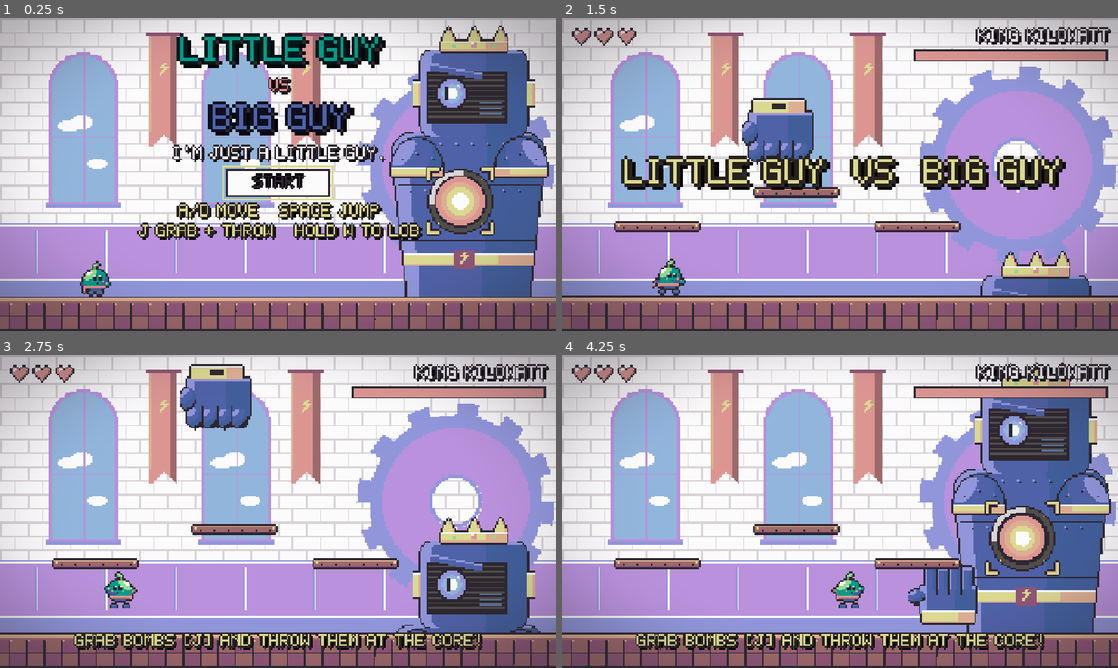
Above: before the commit, frames 1-4 (two rows, left to right).
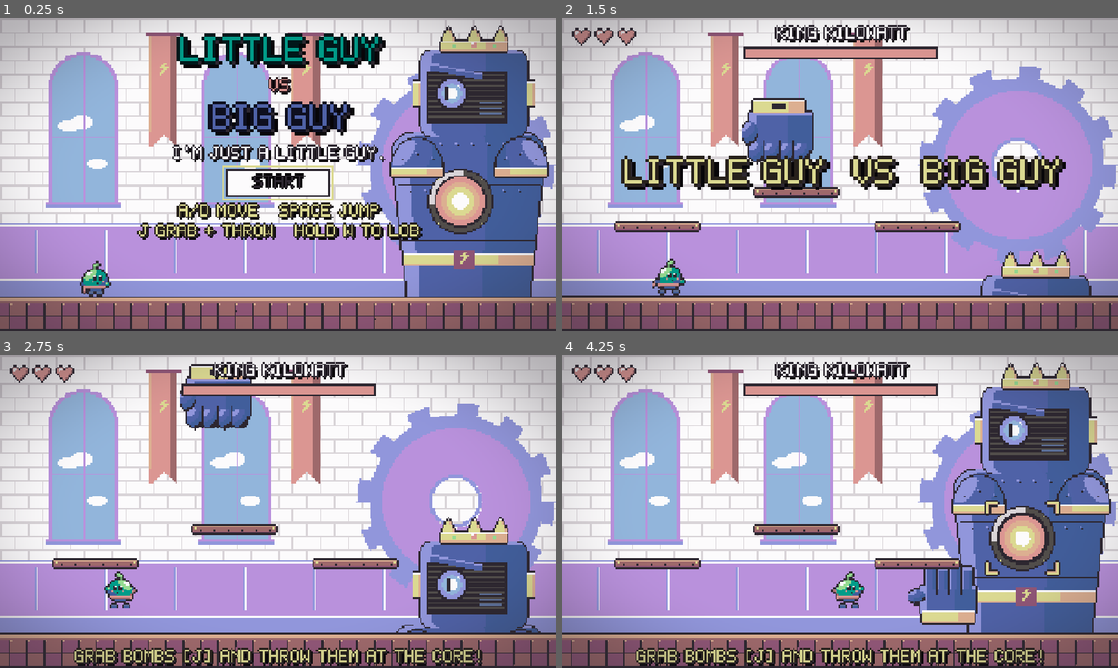
Above: after the commit, the same moments.

Repository: arnavaggarwal-dev/gamejamgamejam
Game: Godot game, scene res://scenes/title.tscn
Two runs of this game, one before a commit and one after it. Both use one fixed random seed, a clock stepped at 60 frames per second and the inputs below.
Inputs:
- Up to frame 1 (0.25 s): no input
- Up to frame 2 (1.5 s): click "START" at 0.5 s; tap Enter at 1.25 s; hold D (move_right) from 1.28 s (still down); hold W (aim_up) from 1.28 s (still down)
- Up to frame 3 (2.75 s): tap Space (jump) at 1.52, 2.27 s; release D (move_right) at 2.03 s; release W (aim_up) at 2.03 s; hold A (move_left) from 2.03 s (still down); tap J (grab) at 2.1 s
- Up to frame 4 (4.25 s): release A (move_left) at 2.78 s; hold W (aim_up) 2.78-3.53 s; hold D (move_right) from 2.78 s (still down); tap J (grab) at 3.6 s; tap Space (jump) at 3.77 s

The runs differ from the first frame. In frame 1, 0.3% of the frame differs, in the area x 76-89%, y 47-70%; in frame 2, 4.0%; in frame 3, 9.6%; in frame 4, 9.7%, in the area x 13-99%, y 2-100%.

Commit message:
fix: in-engine polish from screenshot pass
- Boss bar moves to top-centre so it no longer covers the crown.
- Slam fist and its floor reticle draw in front of the arena.
- The parked slam fist hides on death instead of sinking into view.
- Goal hint sits inside the floor tiles, clear of reticles and shockwaves.
- Title hides the core brackets that collided with the controls text.
- Bombs roll again (sprite stays upright), coast to a stop with ground
  drag, and burn a 4.5 s fuse so a caught bomb can reach the core.

Diff:
--- a/scenes/boss/bomb.gd
+++ b/scenes/boss/bomb.gd
@@ -4,6 +4,8 @@
 
 const LAYER_BOMB := 4  # physics layer 3 "bomb"
 const EXPLOSION := preload("res://scenes/fx/explosion.tscn")
+const ARROW_OFFSET := Vector2(0, -48)
+const GROUND_DRAG := 350.0  # px/s² while touching a surface; rolling has no friction of its own
 
 var thrown := false
 var exploded := false
@@ -17,6 +19,19 @@
 func _ready() -> void:
 	$FuseTimer.timeout.connect(explode)
 	$AnimationPlayer.play(&"fuse")
+
+
+## Rolling bombs coast to a stop on the floor; flight (and the player's aim arc) is untouched.
+func _integrate_forces(state: PhysicsDirectBodyState2D) -> void:
+	if state.get_contact_count() > 0:
+		state.linear_velocity.x = move_toward(state.linear_velocity.x, 0.0, GROUND_DRAG * state.step)
+
+
+## The body rolls (so bombs tumble off platforms) but pixel art must not rotate.
+func _process(_delta: float) -> void:
+	art.global_rotation = 0.0
+	arrow.global_rotation = 0.0
+	arrow.global_position = global_position + ARROW_OFFSET
 
 
 func pick_up() -> void:
--- a/scenes/boss/bomb.tscn
+++ b/scenes/boss/bomb.tscn
@@ -16,7 +16,7 @@
 
 [sub_resource type="Animation" id="Animation_fuse"]
 resource_name = "fuse"
-length = 3.0
+length = 4.5
 tracks/0/type = "value"
 tracks/0/imported = false
 tracks/0/enabled = true
@@ -24,7 +24,7 @@
 tracks/0/interp = 1
 tracks/0/loop_wrap = true
 tracks/0/keys = {
-"times": PackedFloat32Array(0, 1, 1.1, 1.8, 1.9, 2.3, 2.4, 2.6, 2.7, 2.8, 2.9, 2.95),
+"times": PackedFloat32Array(0, 1.5, 1.65, 2.7, 2.85, 3.45, 3.6, 3.9, 4.05, 4.2, 4.35, 4.43),
 "transitions": PackedFloat32Array(1, 1, 1, 1, 1, 1, 1, 1, 1, 1, 1, 1),
 "update": 1,
 "values": [Color(1, 1, 1, 1), Color(3, 1.8, 1.8, 1), Color(1, 1, 1, 1), Color(3, 1.8, 1.8, 1), Color(1, 1, 1, 1), Color(3, 1.8, 1.8, 1), Color(1, 1, 1, 1), Color(3, 1.8, 1.8, 1), Color(1, 1, 1, 1), Color(3, 1.8, 1.8, 1), Color(1, 1, 1, 1), Color(3, 1.8, 1.8, 1)]
@@ -40,7 +40,8 @@
 collision_layer = 4
 physics_material_override = SubResource("PhysicsMaterial_bounce")
 gravity_scale = 1.5
-lock_rotation = true
+contact_monitor = true
+max_contacts_reported = 2
 freeze_mode = 1
 script = ExtResource("1_bomb")
 
@@ -64,7 +65,7 @@
 shape = SubResource("CircleShape2D_body")
 
 [node name="FuseTimer" type="Timer" parent="."]
-wait_time = 3.0
+wait_time = 4.5
 one_shot = true
 autostart = true
 
--- a/scenes/boss/boss.gd
+++ b/scenes/boss/boss.gd
@@ -147,6 +147,7 @@
 func _advance_phase() -> void:
 	rest_timer.stop()
 	if phase == PHASES.size() - 1:
+		slam_anchor.hide()  # the parked slam fist would sink into view with the rig
 		_play(&"death", State.DEAD)
 		defeated.emit()
 		return
--- a/scenes/boss/boss.tscn
+++ b/scenes/boss/boss.tscn
@@ -581,6 +581,7 @@
 position = Vector2(-20, -60)
 
 [node name="SlamAnchor" type="Node2D" parent="Rig"]
+z_index = 1
 position = Vector2(500, 0)
 
 [node name="Shadow" type="Sprite2D" parent="Rig/SlamAnchor"]
--- a/scenes/title.gd
+++ b/scenes/title.gd
@@ -6,6 +6,7 @@
 	var boss: Boss = $Boss
 	boss.rig.position = Vector2.ZERO
 	boss.get_node("Rig/FistL").hide()
+	boss.get_node("Rig/Core/Target").hide()
 	boss.anim.play(&"idle")
 	var start: Button = $VBox/Start
 	start.grab_focus()
--- a/scenes/ui/hud.tscn
+++ b/scenes/ui/hud.tscn
@@ -43,19 +43,19 @@
 expand_mode = 1
 
 [node name="BossBar" type="VBoxContainer" parent="."]
-anchor_left = 1.0
-anchor_right = 1.0
-offset_left = -472.0
-offset_top = 20.0
-offset_right = -24.0
-offset_bottom = 100.0
-grow_horizontal = 0
+anchor_left = 0.5
+anchor_right = 0.5
+offset_left = -224.0
+offset_top = 16.0
+offset_right = 224.0
+offset_bottom = 96.0
+grow_horizontal = 2
 theme_override_constants/separation = 8
 
 [node name="Name" type="Label" parent="BossBar"]
 layout_mode = 2
 text = "KING KILOWATT"
-horizontal_alignment = 2
+horizontal_alignment = 1
 
 [node name="Bar" type="ProgressBar" parent="BossBar"]
 custom_minimum_size = Vector2(448, 28)
@@ -69,8 +69,8 @@
 anchor_top = 1.0
 anchor_right = 1.0
 anchor_bottom = 1.0
-offset_top = -84.0
-offset_bottom = -36.0
+offset_top = -42.0
+offset_bottom = -2.0
 grow_horizontal = 2
 grow_vertical = 0
 theme_override_colors/font_color = Color(0.859, 0.851, 0.569, 1)
